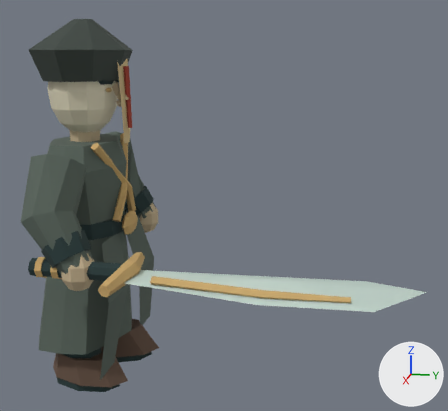
The glTF model game/assets/models/grunt.glb: old version first, new version second.
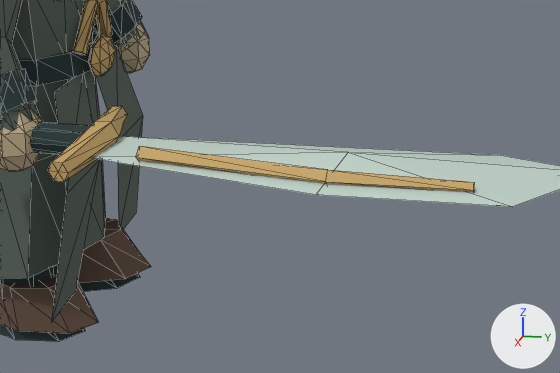
The first picture shows the older version from a camera (50 mm lens) standing at (3.07, 1.36, 1.84) and looking at (0.06, 0.76, 1.08). The close-ups show the older and then the newer version on the part from 15% to 90% of the width and 46% to 100% of the height of that picture. Only the edits that show in the close-ups are written down. The lights are fixed; the arrows at lower right show +X, +Y and +Z. The close-ups show mesh edges as thin lines. Where no turn or scale is listed for an object, it has been applied to the vertices. Vertices at exactly the same position are counted once.

Script lines for the objects in view, before the commit:
```python
me_details = bpy.data.meshes.new('Details')
me_details.from_pydata(...)  # 414 vertices, 764 faces; spans x -0.282..0.3, y -0.256..0.262, z 0.885..2.0
me_details.materials.append(mat_inkvertexpalette)
me_heldmesh = bpy.data.meshes.new('HeldMesh')
me_heldmesh.from_pydata(...)  # 114 vertices, 200 faces; spans x -0.24..0.25, y -0.23..1.57, z -0.05..0.06
me_heldmesh.materials.append(mat_inkvertexpalette)
me_leftarm = bpy.data.meshes.new('LeftArm')
me_leftarm.from_pydata(...)  # 94 vertices, 176 faces; spans x -0.268..0.12, y -0.14..0.231, z -0.565..0.073
me_leftarm.materials.append(mat_inkvertexpalette)
ob_details = bpy.data.objects.new('Details', me_details)
ob_details.location = (0.0, 0.0, 0.0)
ob_heldmesh = bpy.data.objects.new('HeldMesh', me_heldmesh)
ob_heldmesh.location = (0.5, 0.15, 0.85)
ob_leftarm = bpy.data.objects.new('LeftArm', me_leftarm)
ob_leftarm.location = (-0.32, 0.0, 1.31)
# also in view: 'RightArm' at (0.39, 0.05, 1.06); 'RightLeg' at (0.16, 0.03, 0.31); 'Cloth' at (0.0, -0.04, 0.81); 'LeftLeg' at (-0.16, 0.1, 0.31)
```
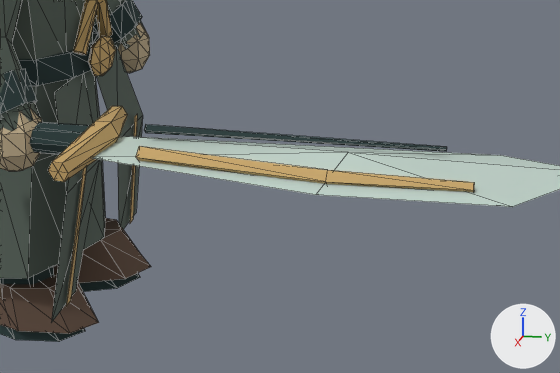
Where the change shows, as pixel boxes (x1, y1, x2, y2) in the close-ups (560 x 373 px):
'Details', reshaped: before (18, 0, 116, 86); after (18, 0, 137, 307)
part 1 of me_details, added: after (130, 115, 137, 223)
part 2 of me_details, added (brown): after (66, 167, 86, 307)
part 3 of me_heldmesh, added: after (144, 125, 447, 151)

What changed in the scene script:
```text
Change me_details:
    used by ob_details; location = (0.0, 0.0, 0.0)
    verts and faces of me_details; kept vertices keep their numbers, new ones are numbered from 414
    remove me_details.from_pydata(...)  # 414 vertices, 764 faces; spans x -0.282..0.3, y -0.256..0.262, z 0.885..2.0
    add me_details.from_pydata(...)  # 430 vertices, 772 faces; spans x -0.329..0.329, y -0.256..0.262, z 0.24..2.0
    me_details part 1
    add verts[414] = (-0.266, 0.254, 0.67)  # pixel (137, 113)
    add verts[415] = (-0.234, 0.254, 0.67)  # pixel (134, 116)
    add verts[416] = (-0.291, 0.205, 0.24)  # pixel (129, 223)
    add verts[417] = (-0.329, 0.205, 0.24)  # pixel (133, 219)
    add faces += [(414, 415, 416), (414, 416, 417)]
    me_details part 2
    add verts[422] = (0.234, 0.254, 0.67)  # pixel (86, 165)
    add verts[423] = (0.266, 0.254, 0.67)  # pixel (83, 168)
    add verts[424] = (0.329, 0.205, 0.24)  # pixel (66, 306)
    add verts[425] = (0.291, 0.205, 0.24)  # pixel (70, 300)
    add faces += [(422, 423, 424), (422, 424, 425)]
    other edits to the shape of me_details do not show in these pictures
Change me_heldmesh:
    used by ob_heldmesh; location = (0.5, 0.15, 0.85)
    verts and faces of me_heldmesh; kept vertices keep their numbers, new ones are numbered from 114
    remove me_heldmesh.from_pydata(...)  # 114 vertices, 200 faces; spans x -0.24..0.25, y -0.23..1.57, z -0.05..0.06
    add me_heldmesh.from_pydata(...)  # 124 vertices, 216 faces; spans x -0.24..0.25, y -0.23..1.57, z -0.05..0.06
    me_heldmesh part 3
    add verts[114] = (0.0, 1.18, 0.04)  # pixel (446, 151)
    add verts[115] = (0.0, 0.38, 0.04)  # pixel (145, 132)
    add verts[116] = (-0.01, 0.38, 0.05)
    add for new, old in zip([117, 118, 119], [114, 115, 116]): verts[new] = verts[old] + (0.01, 0.0, 0.01)
    add for new, old in zip([120, 121, 122], [117, 117, 118]): verts[new] = verts[old] + (-0.01, 0.0, 0.0)
    add verts[123] = (-0.01, 1.18, 0.05)  # pixel (446, 148)
    add faces += [(114, 118, 117), (114, 115, 118), (114, 123, 115), (115, 123, 116), (116, 123, 120), (116, 120, 119)]
    add faces += [(117, 119, 120), (117, 118, 119), (115, 118, 122), (115, 122, 116), (116, 122, 119), (118, 119, 122)]
    add faces += [(114, 121, 117), (114, 123, 121), (120, 121, 123), (117, 121, 120)]
```
